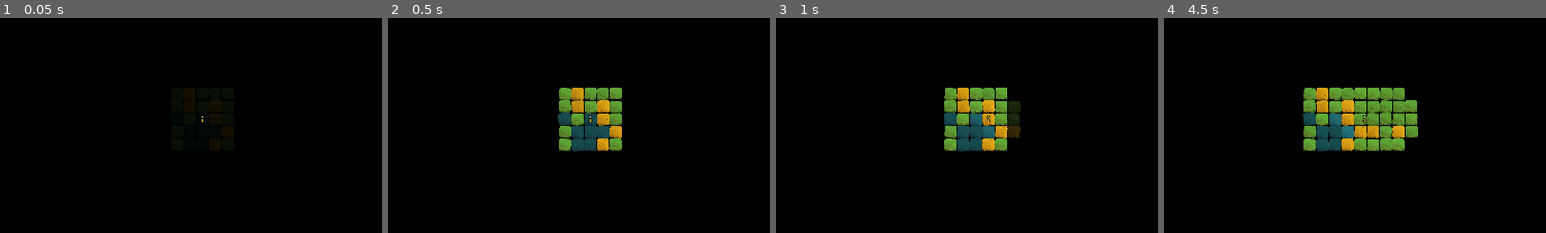
Above: before the commit, frames 1-4 (left to right).
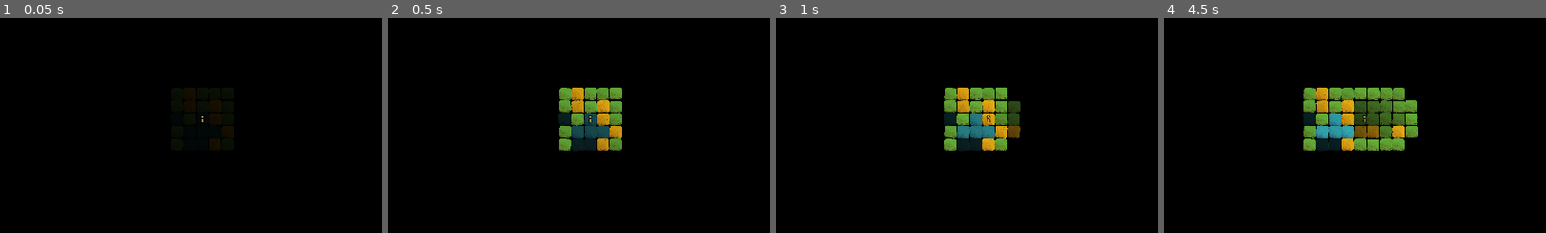
Above: after the commit, the same moments.

Repository: arrayewhy/Worlds
Game: Godot game, scene res://Scenes/Main.tscn
Two runs of this game, one before a commit and one after it. Both use one fixed random seed, a clock stepped at 60 frames per second and the inputs below.
Inputs (mouse positions are % of the whole screen's width and height, from its top left):
- Up to frame 1 (0.05 s): no input
- Up to frame 2 (0.5 s): no input
- Up to frame 3 (1 s): tap Enter (Enter) at 0.5, 0.6 s; move the mouse to (72, 45) at 0.52 s; hold D (Right) from 0.53 s (still down); click (72, 45) at 0.67 s
- Up to frame 4 (4.5 s): release D (Right) at 1.25 s; drag from (30, 55) to (45, 70) at 1.27 s; move the mouse to (60, 28) at 2.02 s; hold D (Right) 2.03-2.75 s; hold ` (Tilde) 2.03-2.75 s; drag from (45, 70) to (20, 35) at 2.77 s; move the mouse to (80, 65) at 3.52 s; hold A (Left) 3.53-4.25 s; tap O at 3.6 s; drag from (20, 35) to (35, 25) at 4.27 s
The pictures show only the part of the screen within x 24-74%, y 26-76%; the shares and areas given below are measured in that part.

Frame 1 is identical in both runs. In frame 2, 0.6% of the frame differs, in the area x 44-55%, y 44-63%; in frame 3, 1.6%; in frame 4, 3.0%, in the area x 36-63%, y 38-63%.

Commit message:
Adjust [Biome melding]

Diff:
--- a/worlds/Scripts/Autoloads/Biome-Master.gd
+++ b/worlds/Scripts/Autoloads/Biome-Master.gd
@@ -80,3 +80,6 @@
 	newBiome.Initialise_Interaction(type, interType);
 
 	World.IncreaseWorldSize();
+
+	await holder.get_tree().process_frame
+	newBiome.Check_Surroundings();
--- a/worlds/Scripts/Biomes/Biome.gd
+++ b/worlds/Scripts/Biomes/Biome.gd
@@ -32,19 +32,20 @@
 			MultiFader.FadeTo_Opaque(biomeSprite, 2, true);
 		Biome_Master.Type.Water:
 			Prep_Water();
-			MultiFader.FadeTo_Alpha(biomeSprite, .5, 0, 1);
+			MultiFader.FadeTo_Alpha(biomeSprite, .2, 0, 1);
 		#Biome_Master.Type.Stone:
 			#Prep_Stone();
 		_:
 			InGameDebugger.Warn("Failed to Initialise Biome: No type specified.");
 
-	Check_Surroundings();
+	#Check_Surroundings();
 
 func Check_Surroundings() -> void:
 	if GridPos_Utils.Empties_Around(gridPos, 1, true).size() == 0:
 
 		if type == Biome_Master.Type.Water:
-			MultiFader.FadeTo_Opaque(biomeSprite);
+			print(true)
+			MultiFader.FadeTo_Alpha(biomeSprite, 1, biomeSprite.modulate.a, 1);
 
 		return;
 
@@ -70,6 +71,7 @@
 	var newBiomeOffset := Vector2(0, -10);
 
 	var surroundingBiomes:Array[Biome_Master.Type] = Biome_Master.Surrounding_Biomes(gridPos, 1, true);
+	var waters:int = surroundingBiomes.count(Biome_Master.Type.Water);
 
 	match type:
 
@@ -85,18 +87,22 @@
 
 			# PRETTY WATER DEPTHS (Refer to Notes)
 
-			var targDepth:float = 1 - (surroundingBiomes.count(Biome_Master.Type.Water) * 0.1);
+			var targDepth:float = 1 - (waters * 0.1);
 
 			MultiFader.FadeTo_Alpha(biomeSprite, targDepth, biomeSprite.modulate.a, .5);
 
 		_: # Landed biomes stranded in Water
 
-			if surroundingBiomes.count(Biome_Master.Type.Water) < 8:
+			if waters < 8 and waters > 5:
+				var tween:Tween = create_tween();
+				tween.tween_property(biomeSprite, "modulate", Color(1, 1, 1, .65), 4);
 				return;
 
-			Biome_Master.SpawnBiome(gridPos, Biome_Master.Type.Water, get_parent(), Interaction_Master.Type.NULL, newBiomeOffset);
-			interaction.Disable();
-			FadeAndDelete(biomeSprite);
+			var tween:Tween = create_tween();
+			tween.tween_property(biomeSprite, "modulate", Color(1, 1, 1, .4), 4);
+			#Biome_Master.SpawnBiome(gridPos, Biome_Master.Type.Water, get_parent(), Interaction_Master.Type.NULL, newBiomeOffset);
+			#interaction.Disable();
+			#FadeAndDelete(biomeSprite);
 
 	World.TimeTick.disconnect(On_TimeTick);
 
--- a/worlds/Scripts/Interactions/Interaction-Updater.gd
+++ b/worlds/Scripts/Interactions/Interaction-Updater.gd
@@ -1,7 +1,11 @@
 extends Node;
 
 func On_WorldTick() -> void:
-	match(get_parent().Get_Interaction()):
+
+	if !Interaction_Master.Pass_ProbabilityCheck(Interaction_Master.Get_MaxChance()/2):
+		return;
+
+	match get_parent().Get_Interaction():
 		Interaction_Master.Type.Fish:
 			Update_Fish();
 
